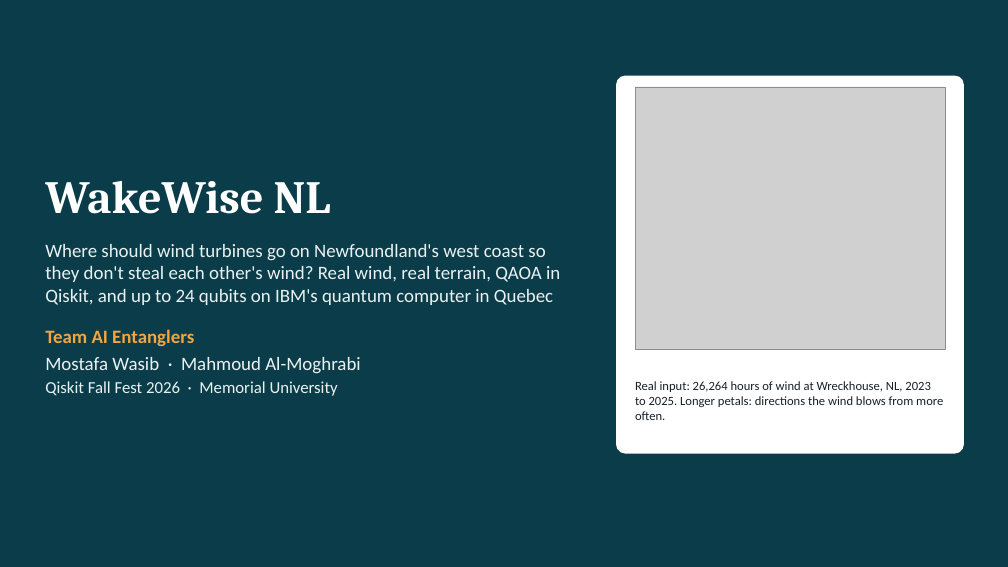
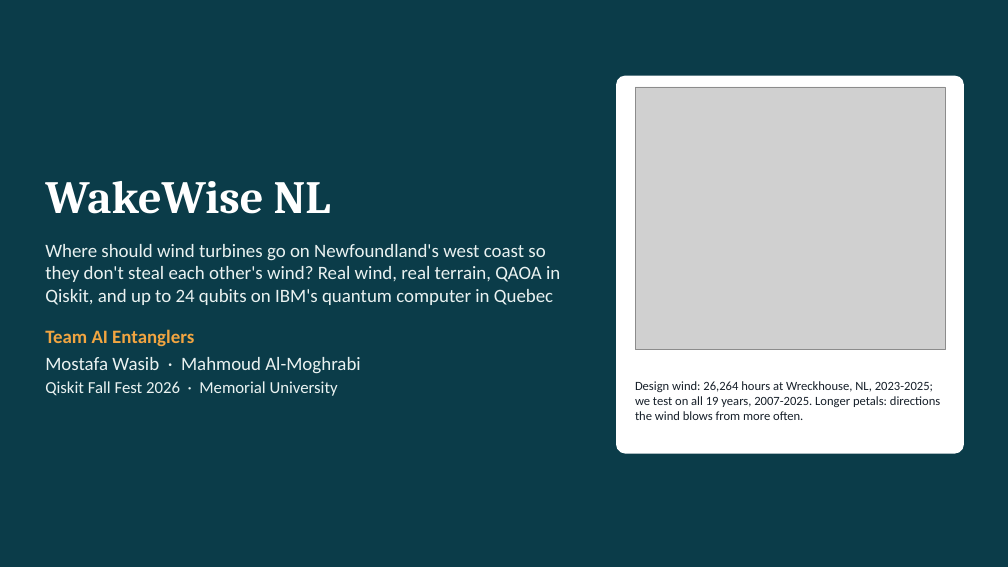
Before and after one commit to mrw-soumik/Qiskit-AI-Entanglers-, a slide deck: slide 1 of slides/WakeWise_NL_AI_Entanglers.pptx. Drawn at 1008x567 pixels with LibreOffice and Linux fonts; fonts in the diff are those of the drawing; grey boxes stand for pictures. Boxes give left, top, right and bottom in pixels: in the first picture for what was removed or moved away, otherwise in the second. Text is boxed around its words. In the diff, an @@ line names an element or a change of style, - is before the commit and + after.

```diff
--- a/slides/WakeWise_NL_AI_Entanglers.pptx
+++ b/slides/WakeWise_NL_AI_Entanglers.pptx
@@ text at bbox=[635, 381, 940, 420]: text changed @@
-Real input: 26,264 hours of wind at Wreckhouse, NL, 2023 to 2025. Longer petals: directions the wind blows from more often.
+Design wind: 26,264 hours at Wreckhouse, NL, 2023-2025; we test on all 19 years, 2007-2025. Longer petals: directions the wind blows from more often.
```
Also in this commit, not shown: 4 other slides changed, 2 other files.
